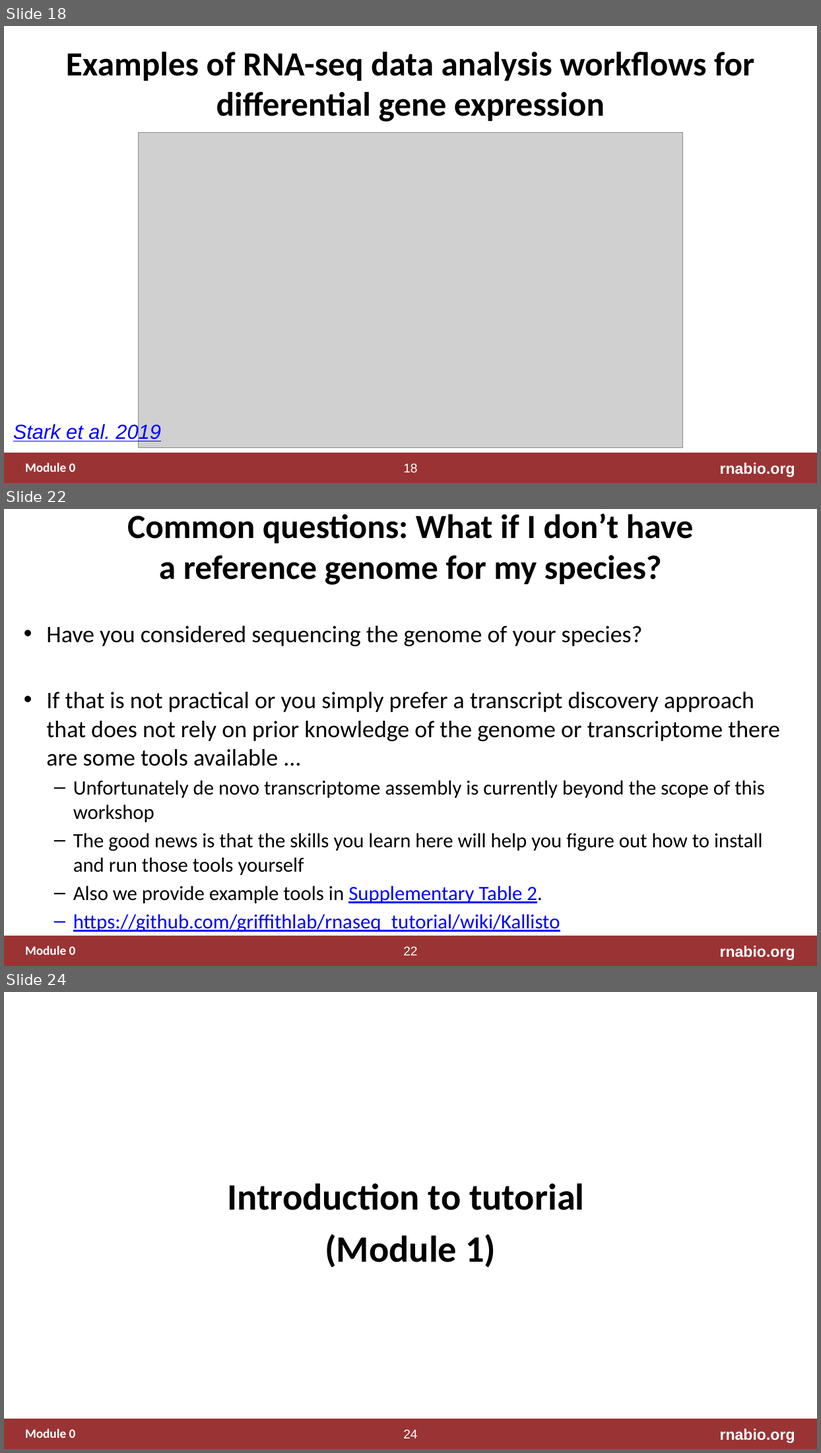
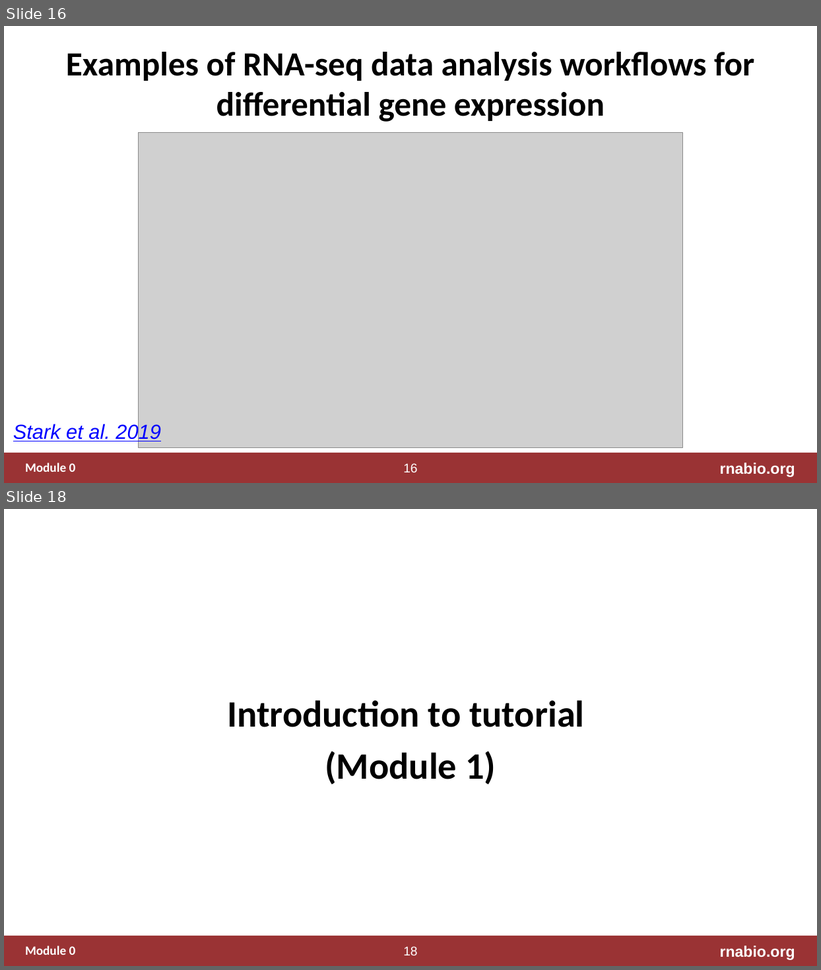
Before and after one commit to griffithlab/rnabio.org, a slide deck: assets/lectures/cshl/2020/full/RNASeq_Module0_IntrotoRNA.pptx. Shown one above the other, each under a label of ours: slides 18, 22 and 24 before the commit, slides 16 and 18 after it; the slides between them are not shown. The pictures are 821x1453 and 821x970 pixels, drawn with LibreOffice and Linux fonts; fonts in the diff are those of the drawing; grey boxes stand for pictures. Boxes give left, top, right and bottom in pixels: in the first picture for what was removed or moved away, otherwise in the second. Text is boxed around its words. In the diff, an @@ line names an element or a change of style, - is before the commit and + after.

```diff
--- a/assets/lectures/cshl/2020/full/RNASeq_Module0_IntrotoRNA.pptx
+++ b/assets/lectures/cshl/2020/full/RNASeq_Module0_IntrotoRNA.pptx
@@ slide 22 removed at (4,509,817,966), background #FFFFFF; not listed: 4 template elements that a slide beside it also shows @@
@@ title removed at (127,513,694,585) @@
-Common questions: What if I don’t have a reference genome for my species?
@@ text removed at (46,626,780,933) @@
-• Have you considered sequencing the genome of your species?
-• If that is not practical or you simply prefer a transcript discovery approach that does not rely on prior knowledge of the genome or transcriptome there are some tools available ...
-  – Unfortunately de novo transcriptome assembly is currently beyond the scope of this workshop
-  – The good news is that the skills you learn here will help you figure out how to install and run those tools yourself
-  – Also we provide example tools in Supplementary Table 2.
-  – https://github.com/griffithlab/rnaseq_tutorial/wiki/Kallisto
@@ what was slide 18 is now slide 16 @@
@@ page number at (403,464,417,473): text changed @@
-18
+16
@@ what was slide 24 is now slide 18 @@
@@ page number at (403,947,417,956): text changed @@
-24
+18
```
Also in this commit, not shown: 1 slide changed, 6 other slides removed, 1 other file.
